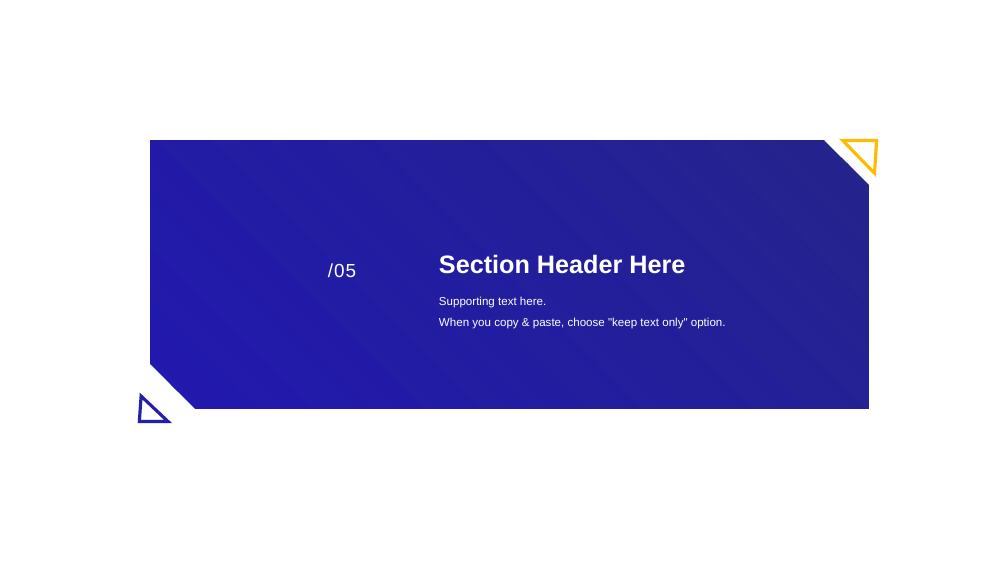
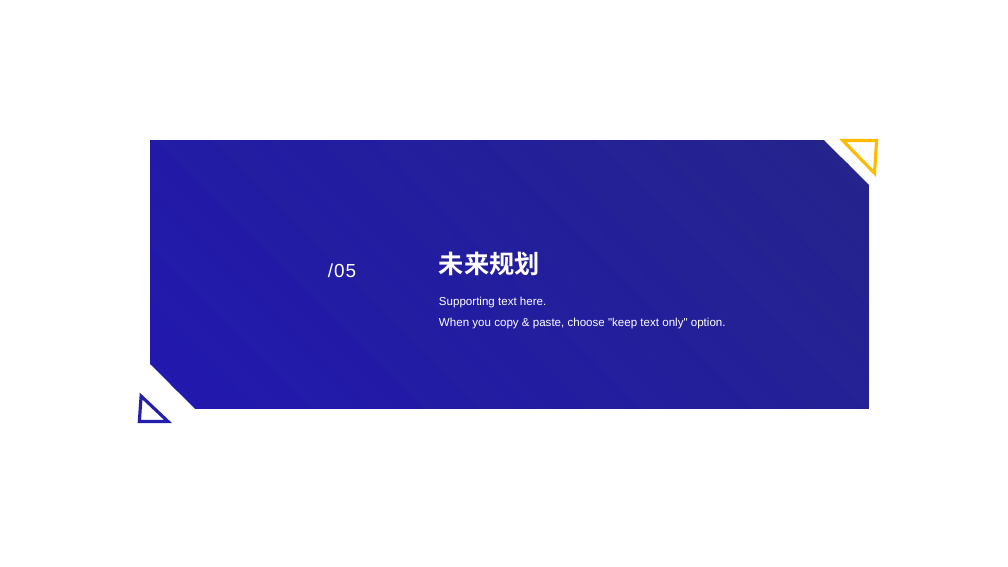
Before and after one commit to czx-dev/note, a slide deck: slide 11 of 陈仲贤述职答辩.pptx (slide 27 before the commit). Drawn at 1008x567 pixels with LibreOffice and Linux fonts; fonts in the diff are those of the drawing. Boxes give left, top, right and bottom in pixels: in the first picture for what was removed or moved away, otherwise in the second. Text is boxed around its words. In the diff, an @@ line names an element or a change of style, - is before the commit and + after.

```diff
--- a/陈仲贤述职答辩.pptx
+++ b/陈仲贤述职答辩.pptx
@@ title at [439, 251, 540, 276]: text changed @@
-Section Header Here
+未来规划
```
Also in this commit, not shown: 5 other slides changed, 5 slides added, 24 slides removed.
